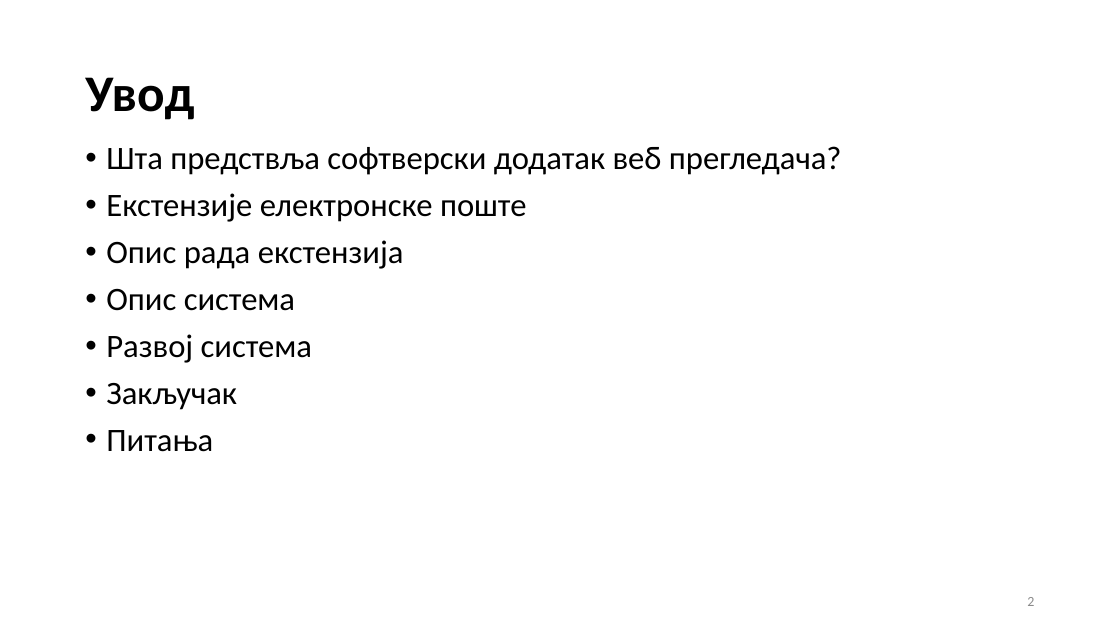
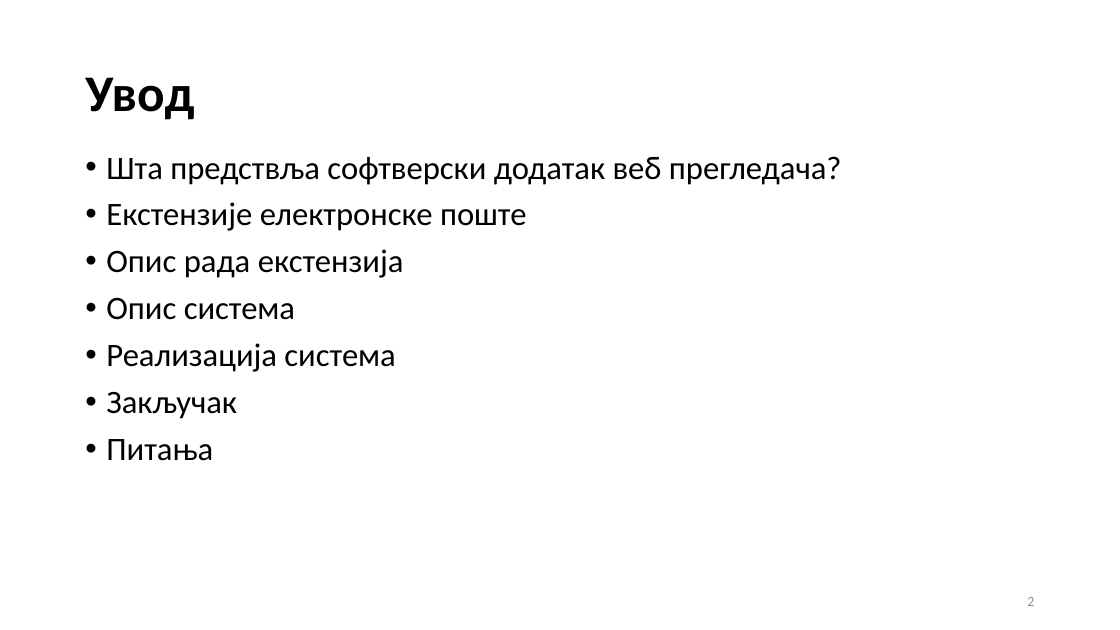
Before and after one commit to alebogi/remind_me_later_extension, a slide deck: slide 2 of Aleksandra Bogicevic 170390.pptx. Drawn at 1120x630 pixels with LibreOffice and Linux fonts; fonts in the diff are those of the drawing. Boxes give left, top, right and bottom in pixels: in the first picture for what was removed or moved away, otherwise in the second. Text is boxed around its words. In the diff, an @@ line names an element or a change of style, - is before the commit and + after.

Commit message:
ppt gotov + word typo

```diff
--- a/Aleksandra Bogicevic 170390.pptx
+++ b/Aleksandra Bogicevic 170390.pptx
@@ text "Шта предствља софтверски додатак веб ..." moved from (x1=106, y1=146, x2=842, y2=452) to (x1=106, y1=156, x2=842, y2=461) @@
@@ text at (x1=106, y1=343, x2=395, y2=372): text changed @@
-• Развој система
+• Реализација система
```
Also in this commit, not shown: 3 other slides changed, 1 other file.
